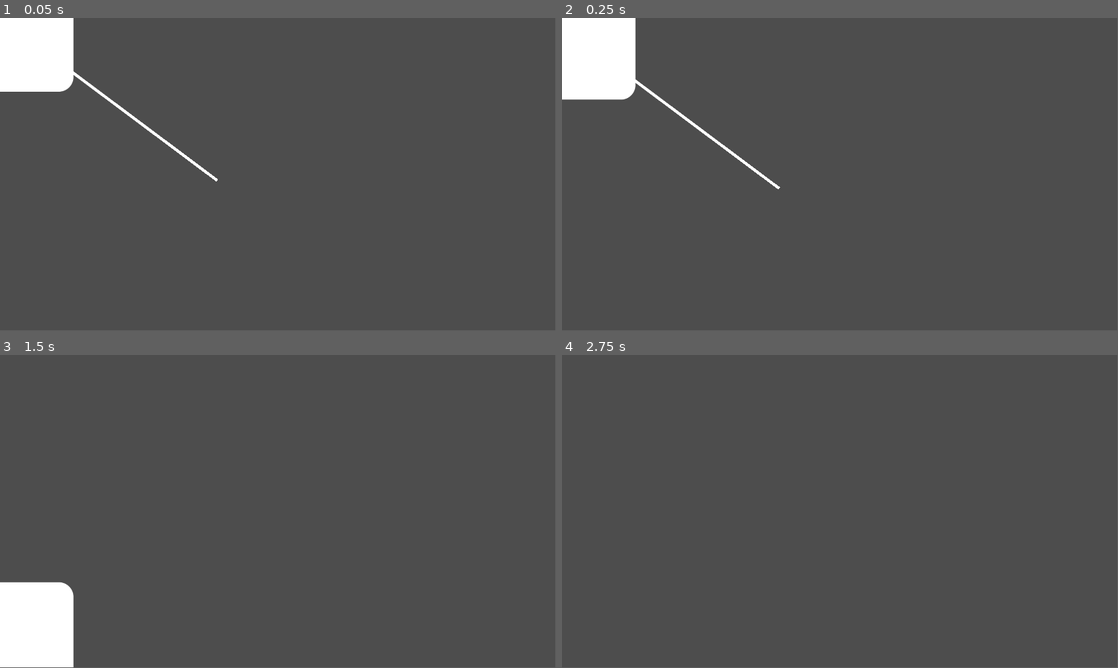
Above: before the commit, frames 1-4 (two rows, left to right).
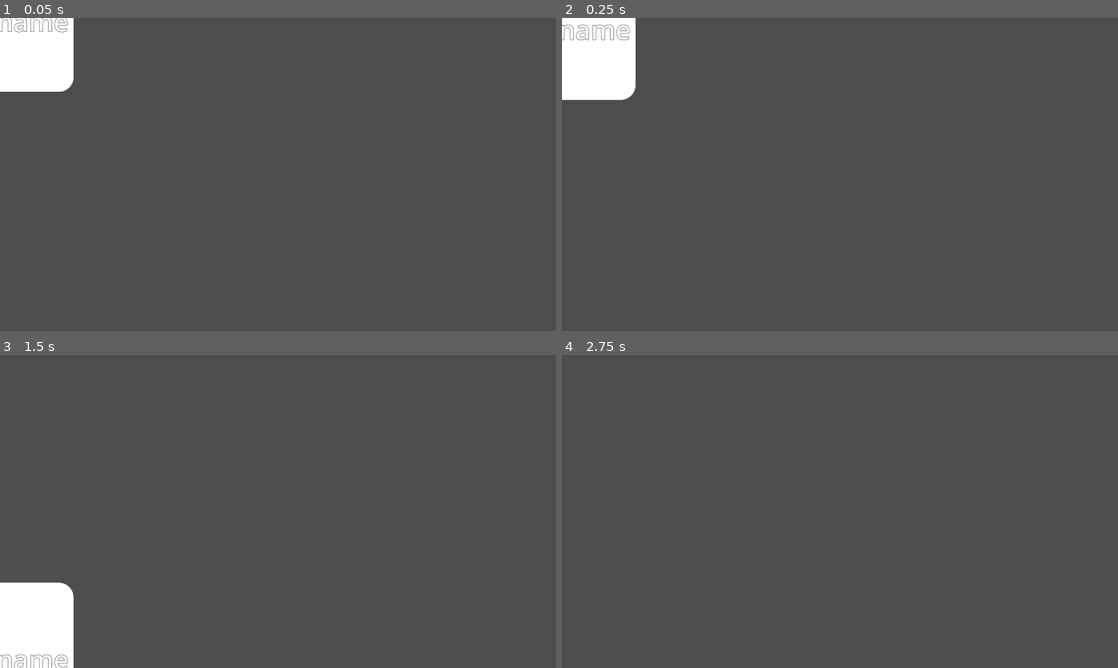
Above: after the commit, the same moments.

Repository: GenericUserIsTaken/hackpnw2024
Game: Godot game, scene res://scenes/TASK/task.tscn
Two runs of this game, one before a commit and one after it. Both use one fixed random seed, a clock stepped at 60 frames per second and the inputs below. This scene is started directly instead of the project's main scene.
Inputs:
- Up to frame 1 (0.05 s): no input
- Up to frame 2 (0.25 s): no input
- Up to frame 3 (1.5 s): no input
- Up to frame 4 (2.75 s): tap Enter at 2 s
In our replay, the window is 799x449 before the commit and 800x450 after it. These sizes can differ from the game's own. Grey fills any space a smaller window leaves; there, only what the larger window draws over its background counts as a difference.

The runs differ from the first frame. In frame 1, 0.5% of the frame differs, in the area x 0-40%, y 0-53%; in frame 2, 0.5%, in the area x 0-40%, y 2-55%; in frame 3, 0.2%; in frame 4, only the window size differs.
Error after the commit: Parse Error: Expected indented block for property after ":". (res://scenes/TREE/TaskTracer.gd:4)

Commit message:
task changes
yeah

Diff:
--- a/godotproject/project.godot
+++ b/godotproject/project.godot
@@ -20,6 +20,7 @@
 window/size/viewport_width=1920
 window/size/viewport_height=1080
 window/size/mode=3
+window/stretch/mode="viewport"
 window/stretch/aspect="ignore"
 
 [rendering]
--- /dev/null
+++ b/godotproject/scenes/TASK/task.gd
@@ -0,0 +1,18 @@
+extends RigidBody2D
+
+class_name Task
+@export var children: Array = []
+@export var parent: Task
+@export var taskname: String = "TextName"
+
+# Called when the node enters the scene tree for the first time.
+func _ready():
+	pass # Replace with function body.
+
+func changeTaskName(newName : String):
+	$Label.text = newName
+	taskname = newName
+
+# Called every frame. 'delta' is the elapsed time since the previous frame.
+func _process(delta):
+	pass
--- a/godotproject/scenes/TASK/task.tscn
+++ b/godotproject/scenes/TASK/task.tscn
@@ -1,11 +1,14 @@
-[gd_scene load_steps=3 format=3 uid="uid://oil23nrqorjg"]
+[gd_scene load_steps=5 format=3 uid="uid://oil23nrqorjg"]
 
+[ext_resource type="Script" path="res://scenes/TASK/task.gd" id="1_1yd7e"]
 [ext_resource type="Texture2D" uid="uid://cy68a3ddd8ymp" path="res://resources/square_rounded.png" id="1_c6lgs"]
+[ext_resource type="PackedScene" uid="uid://c5a1jh8gbd50t" path="res://scenes/TREE/TaskTracer.tscn" id="3_dhgkg"]
 
 [sub_resource type="CircleShape2D" id="CircleShape2D_3rvya"]
 radius = 723.504
 
 [node name="Task" type="RigidBody2D"]
+script = ExtResource("1_1yd7e")
 
 [node name="Sprite2D" type="Sprite2D" parent="."]
 texture = ExtResource("1_c6lgs")
@@ -15,5 +18,17 @@
 [node name="CollisionShape2D" type="CollisionShape2D" parent="Area2D"]
 shape = SubResource("CircleShape2D_3rvya")
 
-[node name="Line2D" type="Line2D" parent="."]
-points = PackedVector2Array(0, 0, 751, 561)
+[node name="TaskTracer" parent="." instance=ExtResource("3_dhgkg")]
+
+[node name="CenterContainer" type="CenterContainer" parent="."]
+offset_left = -232.0
+offset_top = -204.0
+offset_right = 252.0
+offset_bottom = 226.0
+
+[node name="Label" type="Label" parent="CenterContainer"]
+layout_mode = 2
+theme_override_colors/font_outline_color = Color(0, 0, 0, 1)
+theme_override_constants/outline_size = 4
+theme_override_font_sizes/font_size = 90
+text = "task name"
--- /dev/null
+++ b/godotproject/scenes/TREE/TaskTracer.gd
@@ -0,0 +1,19 @@
+extends Node2D
+
+@export var traced: Array = []
+var lines :
+# Called when the node enters the scene tree for the first time.
+func _ready():
+	pass # Replace with function body.
+
+func addTrace(NewTask : Task):
+	traced.push_front(NewTask)
+
+func removeTrace(DeadTask : Task):
+	for i in range(len(traced)):
+		if traced[i] == DeadTask:
+			traced.remove_at(i)
+
+# Called every frame. 'delta' is the elapsed time since the previous frame.
+func _process(delta):
+	pass
--- /dev/null
+++ b/godotproject/scenes/TREE/TaskTracer.tscn
@@ -0,0 +1,10 @@
+[gd_scene load_steps=2 format=3 uid="uid://c5a1jh8gbd50t"]
+
+[ext_resource type="Script" path="res://scenes/TREE/TaskTracer.gd" id="1_0fc6m"]
+
+[node name="TaskTracer" type="Node2D"]
+script = ExtResource("1_0fc6m")
+traced = null
+
+[node name="Line2D" type="Line2D" parent="."]
+points = PackedVector2Array(0, 0)
